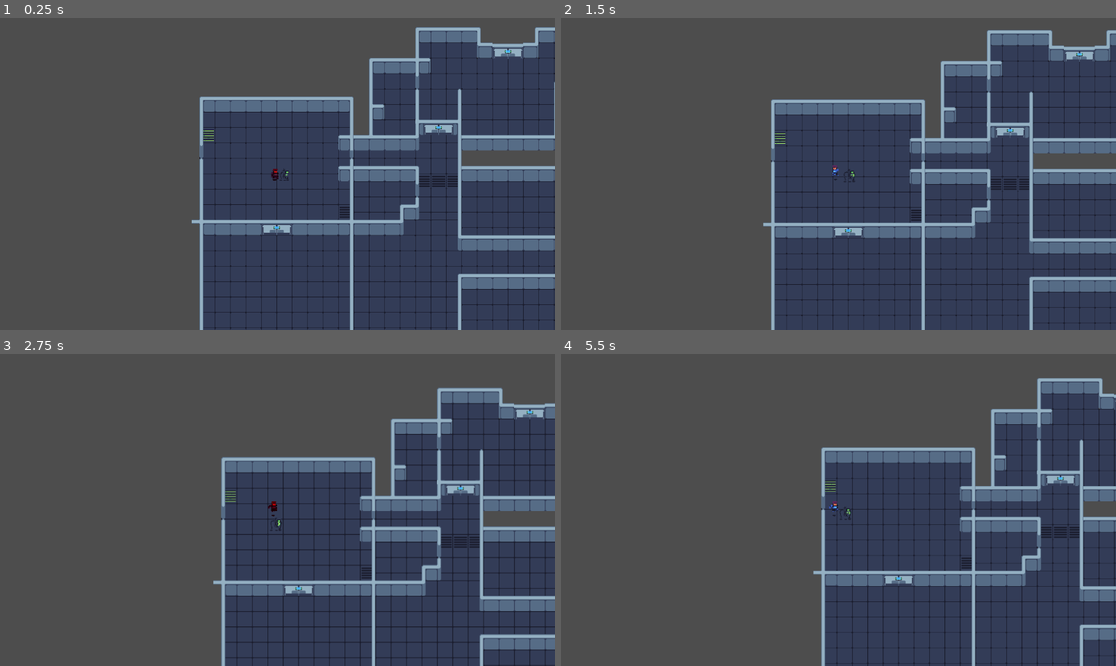
Above: before the commit, frames 1-4 (two rows, left to right).
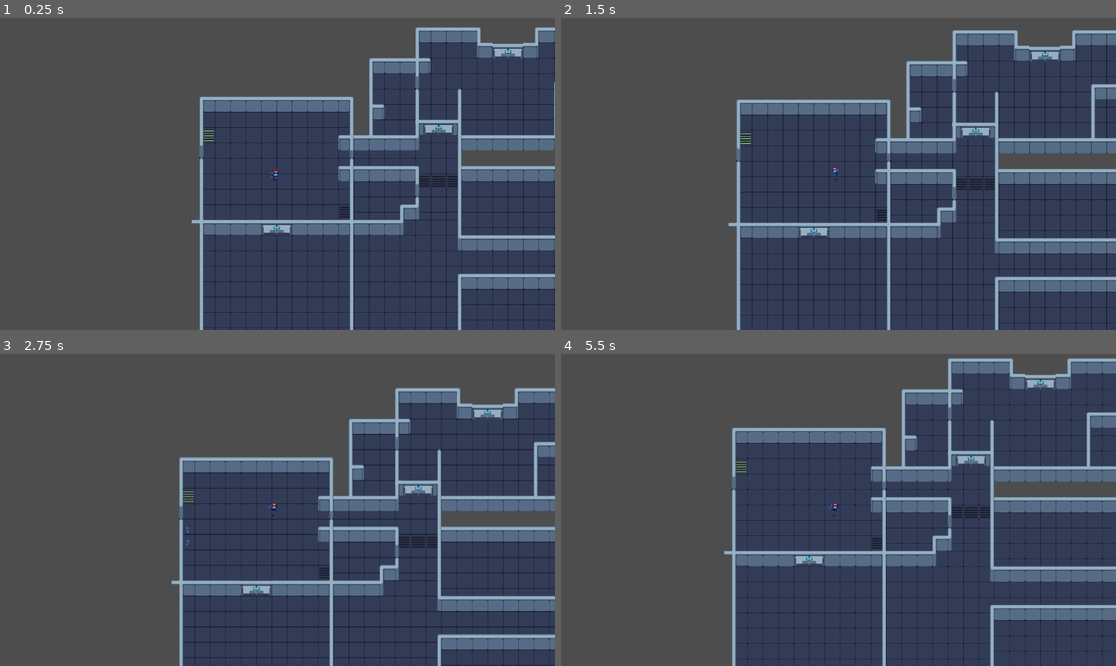
Above: after the commit, the same moments.

Repository: GerardinClement/Gamejam_forge
Game: Godot game, scene res://tile_map.tscn
The game is run twice, just before and just after one commit, with the same random seed, the same clock (stepped at 60 frames per second) and the same inputs.
Inputs (mouse positions are in pixels of both pictures, inside the frame that each line leads up to):
- Up to frame 1 (0.25 s): no input
- Up to frame 2 (1.5 s): tap Enter at 0.5 s; move the mouse to (960, 158) at 0.52 s; move the mouse to (727, 189) at 1.27 s
- Up to frame 3 (2.75 s): move the mouse to (333, 441) at 2.02 s
- Up to frame 4 (5.5 s): move the mouse to (810, 572) at 2.77 s; move the mouse to (1005, 556) at 3.52 s; move the mouse to (672, 463) at 4.27 s; move the mouse to (866, 510) at 5.02 s

The runs differ from the first frame. In frame 1, less than 0.1% of the frame differs, in the area x 48-53%, y 48-53%; in frame 2, 18%; in frame 3, 19%; in frame 4, 37%, in the area x 29-100%, y 1-100%.

Commit message:
impact bullet animation

Diff:
--- a/bullet.gd
+++ b/bullet.gd
@@ -4,9 +4,24 @@
 
 @onready var animated_sprite = $AnimatedSprite2D
 
+func _on_ready():
+	animated_sprite.play("default")
+
 func _physics_process(delta):
-	animated_sprite.play("default")
+	if !animated_sprite.is_playing():
+		animated_sprite.play("default")
 	move_and_collide(velocity.normalized() * delta * SPEED)
 
 func _on_area_2d_body_entered(body):
-	self.queue_free()
+	destroy_itself()
+
+func destroy_itself():
+	animated_sprite.play("impact")
+	if velocity.x < 0:
+		animated_sprite.flip_h = false
+	else:
+		animated_sprite.flip_h = true
+
+func _on_animated_sprite_2d_animation_finished():
+	if animated_sprite.animation == "impact":
+		self.queue_free()
--- a/bullet.tscn
+++ b/bullet.tscn
@@ -19,6 +19,22 @@
 atlas = ExtResource("1_se1ag")
 region = Rect2(192, 64, 64, 64)
 
+[sub_resource type="AtlasTexture" id="AtlasTexture_v2l3d"]
+atlas = ExtResource("1_se1ag")
+region = Rect2(43, 384, 55, 64)
+
+[sub_resource type="AtlasTexture" id="AtlasTexture_tgqqt"]
+atlas = ExtResource("1_se1ag")
+region = Rect2(98, 384, 55, 64)
+
+[sub_resource type="AtlasTexture" id="AtlasTexture_47w0n"]
+atlas = ExtResource("1_se1ag")
+region = Rect2(153, 384, 55, 64)
+
+[sub_resource type="AtlasTexture" id="AtlasTexture_u1ush"]
+atlas = ExtResource("1_se1ag")
+region = Rect2(208, 384, 55, 64)
+
 [sub_resource type="SpriteFrames" id="SpriteFrames_ct15c"]
 animations = [{
 "frames": [{
@@ -37,6 +53,23 @@
 "loop": true,
 "name": &"default",
 "speed": 5.0
+}, {
+"frames": [{
+"duration": 1.0,
+"texture": SubResource("AtlasTexture_v2l3d")
+}, {
+"duration": 1.0,
+"texture": SubResource("AtlasTexture_tgqqt")
+}, {
+"duration": 1.0,
+"texture": SubResource("AtlasTexture_47w0n")
+}, {
+"duration": 1.0,
+"texture": SubResource("AtlasTexture_u1ush")
+}],
+"loop": false,
+"name": &"impact",
+"speed": 5.0
 }]
 
 [sub_resource type="RectangleShape2D" id="RectangleShape2D_fwngm"]
@@ -53,7 +86,8 @@
 
 [node name="AnimatedSprite2D" type="AnimatedSprite2D" parent="."]
 sprite_frames = SubResource("SpriteFrames_ct15c")
-frame_progress = 0.287771
+animation = &"impact"
+frame_progress = 1.0
 
 [node name="CollisionShape2D" type="CollisionShape2D" parent="."]
 position = Vector2(-0.5, 1)
@@ -67,4 +101,5 @@
 position = Vector2(0, 1)
 shape = SubResource("RectangleShape2D_tj8vj")
 
+[connection signal="animation_finished" from="AnimatedSprite2D" to="." method="_on_animated_sprite_2d_animation_finished"]
 [connection signal="body_entered" from="Area2D" to="." method="_on_area_2d_body_entered"]
--- a/tile_map.tscn
+++ b/tile_map.tscn
@@ -1,10 +1,9 @@
-[gd_scene load_steps=53 format=3 uid="uid://b1duj81xgtv76"]
+[gd_scene load_steps=52 format=3 uid="uid://b1duj81xgtv76"]
 
 [ext_resource type="Texture2D" uid="uid://dkj15bqj1pwph" path="res://Assets/Tech Dungeon Roguelite - Asset Pack (v5)/tileset x1.png" id="1_kf7dp"]
 [ext_resource type="Texture2D" uid="uid://c0hekh4nn5l81" path="res://Assets/Tech Dungeon Roguelite - Asset Pack (v5)/Props and Items/props and items x1.png" id="2_ljkmu"]
 [ext_resource type="PackedScene" uid="uid://bghlfveoqowne" path="res://player.tscn" id="3_gudsx"]
 [ext_resource type="PackedScene" uid="uid://keejpye2ln1t" path="res://large_door.tscn" id="4_4hjqr"]
-[ext_resource type="PackedScene" uid="uid://dk23hftmrd5n8" path="res://AnimatedCharacters/Enemies/octopus/octopus.tscn" id="5_wbw7w"]
 
 [sub_resource type="TileMapPattern" id="TileMapPattern_4wwn5"]
 tile_data = PackedInt32Array(0, 1048576, 0, 65536, 1048576, 1, 1, 1114112, 0, 65537, 1114112, 1)
@@ -4817,8 +4816,6 @@
 layer_2/name = "Stripes"
 layer_2/tile_data = PackedInt32Array()
 
-[node name="octopus" parent="." instance=ExtResource("5_wbw7w")]
-
 [node name="Player" parent="." instance=ExtResource("3_gudsx")]
 position = Vector2(2, 1)
 
Not shown: 1 places in bullet.tscn that only renumber resources
